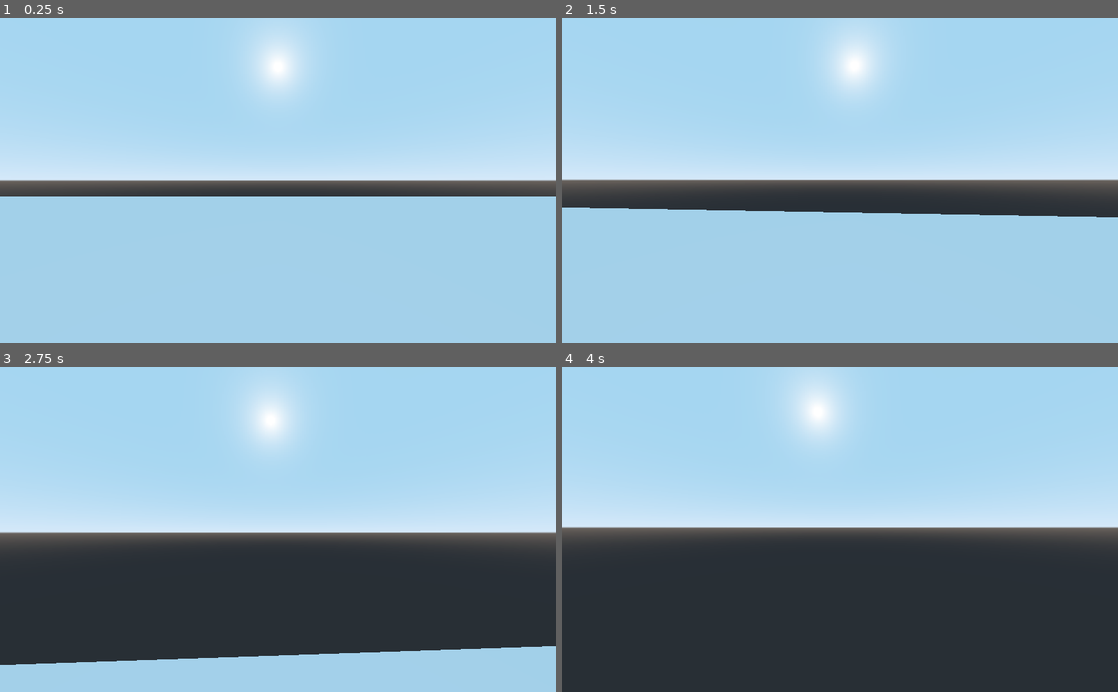
Above: before the commit, frames 1-4 (two rows, left to right).
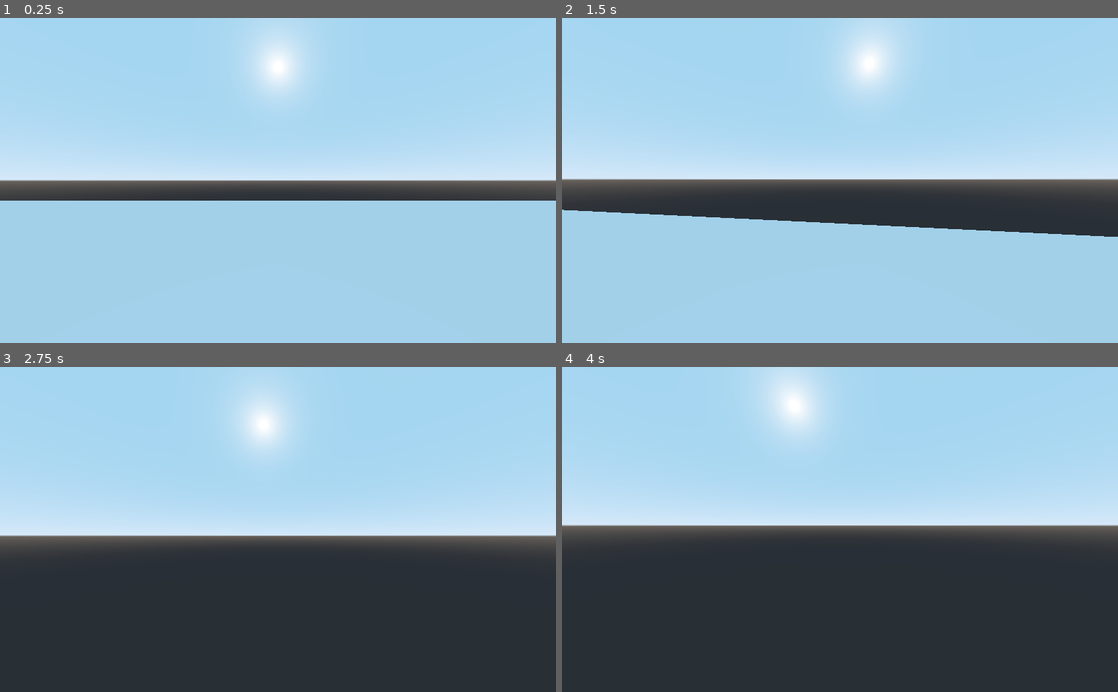
Above: after the commit, the same moments.

Repository: vitalya-dev/ProjectX
Game: Godot game, scene res://Main.tscn
Two runs of this game, one before a commit and one after it. Both use one fixed random seed, a clock stepped at 60 frames per second and the inputs below.
Inputs (mouse positions are in pixels of both pictures, inside the frame that each line leads up to):
- Up to frame 1 (0.25 s): no input
- Up to frame 2 (1.5 s): tap Enter at 0.5 s; move the mouse to (867, 180) at 0.52 s; hold W (move_forward) from 0.53 s (still down); tap Space (jump) at 0.6, 0.77, 1.07, 1.35 s; move the mouse to (812, 180) at 1.27 s
- Up to frame 3 (2.75 s): keep holding W (move_forward); tap Space (jump) at 1.52, 1.82, 2.1 s; move the mouse to (289, 523) at 2.02 s
- Up to frame 4 (4 s): keep holding W (move_forward); move the mouse to (834, 536) at 2.77 s; tap Space (jump) at 2.85, 3.02, 3.32, 3.5, 3.6, 3.77 s; move the mouse to (878, 532) at 3.52 s

The runs differ from the first frame. In frame 1, 1.3% of the frame differs, in the area x 0-100%, y 54-57%; in frame 2, 4.4%; in frame 3, 13%, in the area x 0-100%, y 14-100%; in frame 4, 2.2%.

Commit message:
Working.

Diff:
--- a/FPS.gd
+++ b/FPS.gd
@@ -1,20 +1,7 @@
 extends KinematicBody
 
 var speed = 7
-const ACCEL_DEFAULT = 7
-const ACCEL_AIR = 1
-onready var accel = ACCEL_DEFAULT
-var gravity = 9.8
-var jump = 5
-
-var cam_accel = 40
-var mouse_sense = 0.1
-var snap
-
-var direction = Vector3()
-var velocity = Vector3()
-var gravity_vec = Vector3()
-var movement = Vector3()
+var mouse_sense = 0.2
 
 onready var head = $Head
 onready var camera = $Head/Camera
@@ -32,39 +19,13 @@
 
 func _process(delta):
 	#camera physics interpolation to reduce physics jitter on high refresh-rate monitors
-	if Engine.get_frames_per_second() > Engine.iterations_per_second:
-		camera.set_as_toplevel(true)
-		camera.global_transform.origin = camera.global_transform.origin.linear_interpolate(head.global_transform.origin, cam_accel * delta)
-		camera.rotation.y = rotation.y
-		camera.rotation.x = head.rotation.x
-	else:
-		camera.set_as_toplevel(false)
-		camera.global_transform = head.global_transform
+	pass
 
 func _physics_process(delta):
-	#get keyboard input
-	direction = Vector3.ZERO
 	var h_rot = global_transform.basis.get_euler().y
 	var f_input = Input.get_action_strength("move_backward") - Input.get_action_strength("move_forward")
 	var h_input = Input.get_action_strength("move_right") - Input.get_action_strength("move_left")
-	direction = Vector3(h_input, 0, f_input).rotated(Vector3.UP, h_rot).normalized()
-
-	#jumping and gravity
-	if is_on_floor():
-		snap = -get_floor_normal()
-		accel = ACCEL_DEFAULT
-		gravity_vec = Vector3.ZERO
-	else:
-		snap = Vector3.DOWN
-		accel = ACCEL_AIR
-		gravity_vec += Vector3.DOWN * gravity * delta
-
-	if Input.is_action_just_pressed("jump") and is_on_floor():
-		snap = Vector3.ZERO
-		gravity_vec = Vector3.UP * jump
-
-	#make it move
-	velocity = velocity.linear_interpolate(direction * speed, accel * delta)
-	movement = velocity + gravity_vec
-
-	move_and_slide_with_snap(movement, snap, Vector3.UP)
+	var move_horizontal = transform.basis.x * h_input
+	var move_forward = transform.basis.z * f_input
+	var direction = (move_horizontal + move_forward).normalized()
+	move_and_slide(direction * speed, transform.basis.y)
--- a/Main.tscn
+++ b/Main.tscn
@@ -9,16 +9,17 @@
 [node name="Spatial" type="Spatial"]
 
 [node name="FPS" parent="." instance=ExtResource( 1 )]
+transform = Transform( 1, 0, 0, 0, 1, 0, 0, 0, 1, 0, 0, -3 )
 
-[node name="Coub" type="StaticBody" parent="."]
+[node name="Floor" type="StaticBody" parent="."]
 transform = Transform( 32, 0, 0, 0, 1, 0, 0, 0, 14.96, 0, -2, 0 )
 
-[node name="MeshInstance" type="MeshInstance" parent="Coub"]
+[node name="MeshInstance" type="MeshInstance" parent="Floor"]
 mesh = SubResource( 1 )
 skeleton = NodePath("../..")
 material/0 = null
 
-[node name="CollisionShape" type="CollisionShape" parent="Coub"]
+[node name="CollisionShape" type="CollisionShape" parent="Floor"]
 shape = SubResource( 2 )
 
 [node name="Coub2" type="StaticBody" parent="."]
